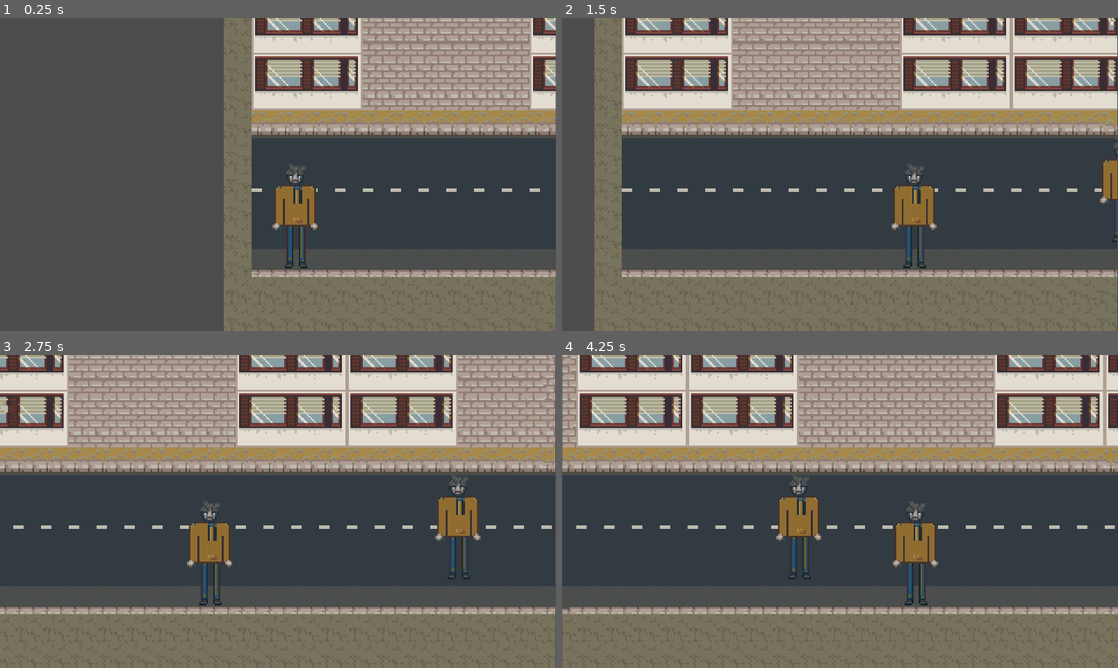
Above: before the commit, frames 1-4 (two rows, left to right).
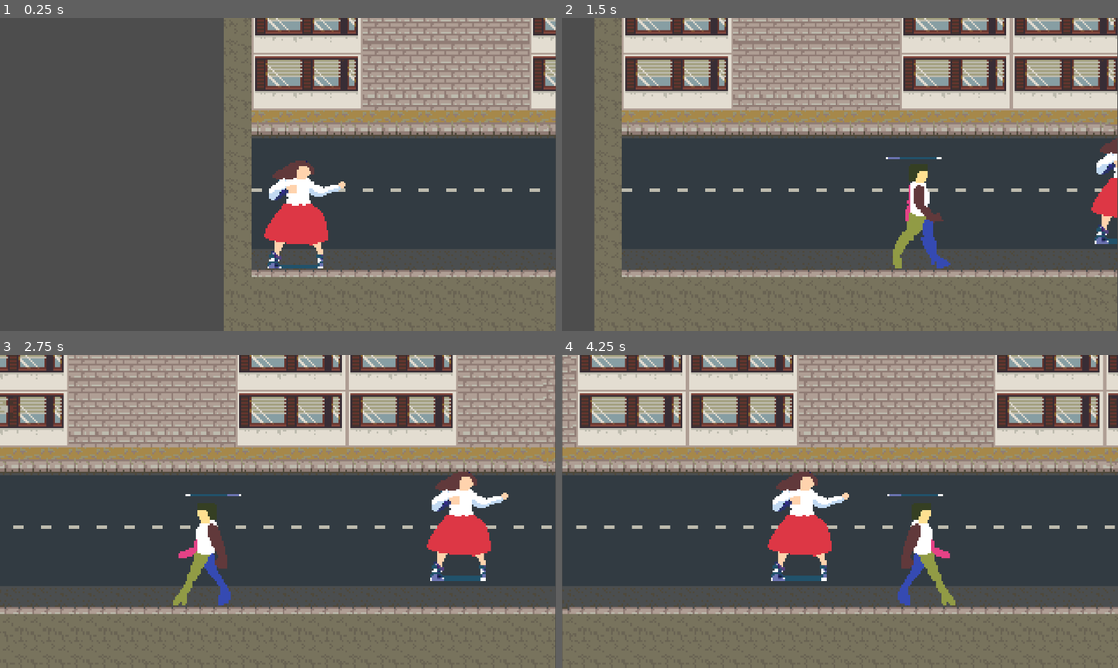
Above: after the commit, the same moments.

Repository: Rotta-Games/fgj26
Game: Godot game, scene res://scenes/game.tscn
Two runs of this game, one before a commit and one after it. Both use one fixed random seed, a clock stepped at 60 frames per second and the inputs below.
Inputs:
- Up to frame 1 (0.25 s): no input
- Up to frame 2 (1.5 s): tap Enter (ui_accept) at 0.5, 0.77 s; hold Z (p1_hit) 0.53-1.28 s; hold Right (ui_right) from 0.53 s (still down); tap Z (p1_hit) at 1.35 s
- Up to frame 3 (2.75 s): tap Enter (ui_accept) at 1.52 s; release Right (ui_right) at 2.03 s; hold Left (ui_left) from 2.03 s (still down); hold Z (p1_hit) from 2.03 s (still down)
- Up to frame 4 (4.25 s): release Left (ui_left) at 2.78 s; release Z (p1_hit) at 2.78 s; hold Right (ui_right) from 2.78 s (still down); tap Z (p1_hit) at 2.85 s; tap Enter (ui_accept) at 3.02, 3.77 s; hold Z (p1_hit) from 3.53 s (still down)

The runs differ from the first frame. In frame 1, 2.7% of the frame differs, in the area x 47-63%, y 45-80%; in frame 2, 3.0%; in frame 3, 4.6%, in the area x 31-92%, y 37-80%; in frame 4, 4.6%.

Commit message:
Add player walk animation

Diff:
--- a/scenes/player/player.gd
+++ b/scenes/player/player.gd
@@ -7,6 +7,7 @@
 
 @onready var fist_box = $FistBox2D
 @onready var fist_collision = $FistBox2D/FistBoxCullision2D
+@onready var sprite = $AnimatedSprite2D
 
 
 func _physics_process(delta: float) -> void:
@@ -30,6 +31,13 @@
 
 	move_and_slide()
 
+	if direction != 0 or y_direction != 0:
+		sprite.play("walk")
+		if direction != 0:
+			sprite.flip_h = direction < 0
+	else:
+		sprite.play("default")
+
 
 func _input(event):
 	if event is InputEventKey and event.pressed:
--- a/scenes/player/player.tscn
+++ b/scenes/player/player.tscn
@@ -2,10 +2,58 @@
 
 [ext_resource type="Script" uid="uid://bdca5yd75k2bv" path="res://scenes/player/player.gd" id="1_g2els"]
 [ext_resource type="Script" uid="uid://cgqgyvbo2pmr4" path="res://scripts/resource_definitions/player.gd" id="2_gmlin"]
-[ext_resource type="Texture2D" uid="uid://dcg0c0nq0xwu" path="res://assets/gfx/deeku_sheet.png" id="2_qhqgy"]
+[ext_resource type="Texture2D" uid="uid://n4w3odt7k2el" path="res://assets/gfx/player_sheet.png" id="3_gmlin"]
 
 [sub_resource type="Resource" id="Resource_lvxji"]
 script = ExtResource("2_gmlin")
+
+[sub_resource type="AtlasTexture" id="AtlasTexture_lvxji"]
+atlas = ExtResource("3_gmlin")
+region = Rect2(0, 0, 64, 64)
+
+[sub_resource type="AtlasTexture" id="AtlasTexture_p47bc"]
+atlas = ExtResource("3_gmlin")
+region = Rect2(0, 64, 64, 64)
+
+[sub_resource type="AtlasTexture" id="AtlasTexture_75vfm"]
+atlas = ExtResource("3_gmlin")
+region = Rect2(64, 64, 64, 64)
+
+[sub_resource type="AtlasTexture" id="AtlasTexture_0owmy"]
+atlas = ExtResource("3_gmlin")
+region = Rect2(128, 64, 64, 64)
+
+[sub_resource type="AtlasTexture" id="AtlasTexture_qek5x"]
+atlas = ExtResource("3_gmlin")
+region = Rect2(192, 64, 64, 64)
+
+[sub_resource type="SpriteFrames" id="SpriteFrames_dovo2"]
+animations = [{
+"frames": [{
+"duration": 1.0,
+"texture": SubResource("AtlasTexture_lvxji")
+}],
+"loop": true,
+"name": &"default",
+"speed": 5.0
+}, {
+"frames": [{
+"duration": 1.0,
+"texture": SubResource("AtlasTexture_p47bc")
+}, {
+"duration": 1.0,
+"texture": SubResource("AtlasTexture_75vfm")
+}, {
+"duration": 1.0,
+"texture": SubResource("AtlasTexture_0owmy")
+}, {
+"duration": 1.0,
+"texture": SubResource("AtlasTexture_qek5x")
+}],
+"loop": true,
+"name": &"walk",
+"speed": 5.0
+}]
 
 [sub_resource type="RectangleShape2D" id="RectangleShape2D_gee14"]
 size = Vector2(19.5, 9)
@@ -22,10 +70,12 @@
 script = ExtResource("1_g2els")
 player_stats = SubResource("Resource_lvxji")
 
-[node name="Sprite2D" type="Sprite2D" parent="." unique_id=2042695726]
+[node name="AnimatedSprite2D" type="AnimatedSprite2D" parent="." unique_id=966925790]
 texture_filter = 1
 position = Vector2(-2, -11)
-texture = ExtResource("2_qhqgy")
+sprite_frames = SubResource("SpriteFrames_dovo2")
+animation = &"walk"
+frame_progress = 0.6646847
 
 [node name="PersonalSpaceRigidBody" type="RigidBody2D" parent="." unique_id=25305041]
 
Binary file changed: assets/gfx/deeku_sheet.png
Binary file added: assets/gfx/player_sheet.png
Not shown, added: assets/gfx/player_sheet.png.import
Not shown, changed: .gitignore
Not shown, added: blk-nx64.pal
